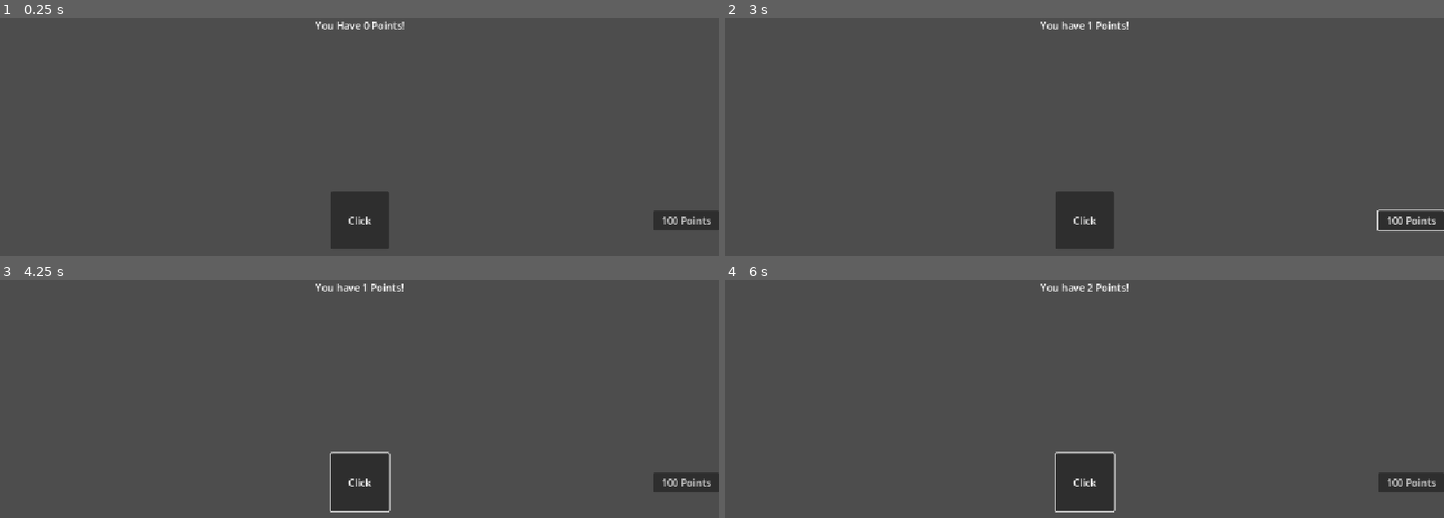
Above: before the commit, frames 1-4 (two rows, left to right).
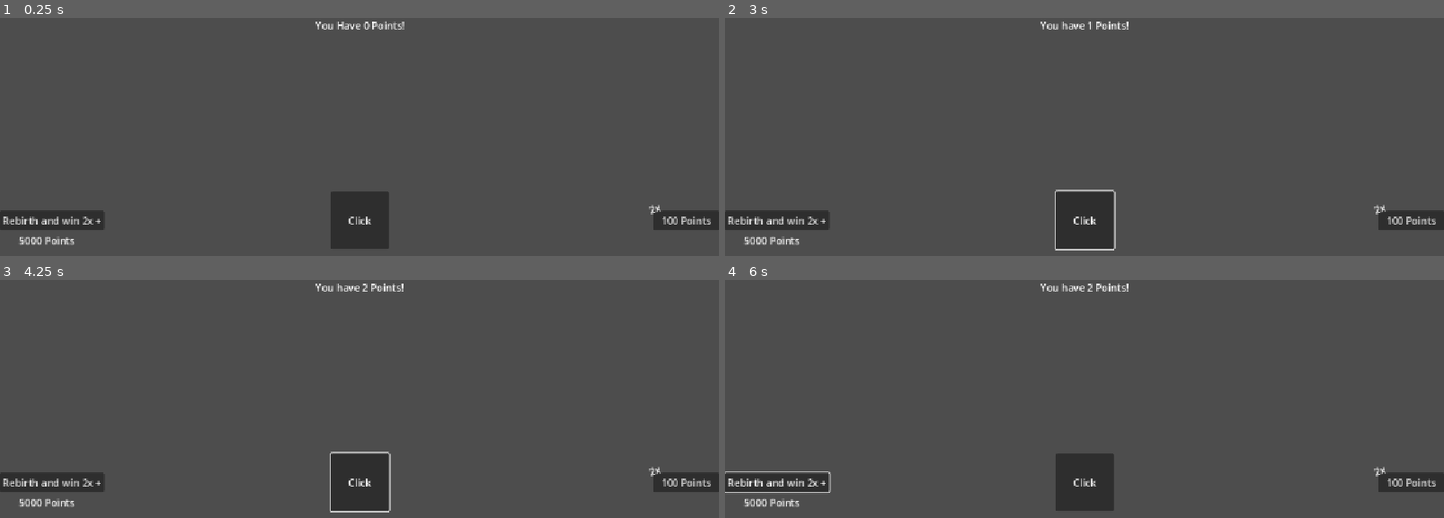
Above: after the commit, the same moments.

Repository: BrundevCoder/ClickerGame
Game: Godot game, scene res://control.tscn
The game is run twice, just before and just after one commit, with the same random seed, the same clock (stepped at 60 frames per second) and the same inputs.
Inputs (mouse positions are in pixels of both pictures, inside the frame that each line leads up to):
- Up to frame 1 (0.25 s): no input
- Up to frame 2 (3 s): click "Click" at 0.5 s; click "100 Points" at 1.25 s; click (775, 220) at 2 s, where only the run after the commit has a clickable "Rebirth and win 2x +"; tap Enter at 2.75 s; move the mouse to (1242, 198) at 2.77 s; hold Right from 2.78 s (still down); tap Alt at 2.85 s; click (1242, 198) at 2.92 s
- Up to frame 3 (4.25 s): tap Space at 3.5 s; move the mouse to (215, 501) at 3.52 s; release Right at 3.53 s; hold Down from 3.53 s (still down); tap Shift at 3.6 s
- Up to frame 4 (6 s): tap Enter at 4.25, 5.75 s; move the mouse to (1156, 394) at 4.27 s; release Down at 4.28 s; hold Right 4.28-5.03 s; tap Alt at 4.35, 5.85 s; tap Space at 5 s; move the mouse to (outside the picture) at 5.02 s; hold Up 5.03-5.78 s; tap Shift at 5.1 s; click (outside the picture) at 5.17 s; move the mouse to (outside the picture) at 5.77 s; hold Left from 5.78 s (still down)

The runs differ from the first frame. In frame 1, 1.3% of the frame differs, in the area x 0-92%, y 78-96%; in frame 2, 1.6%, in the area x 0-100%, y 72-98%; in frame 3, 1.3%; in frame 4, 1.6%.

Commit message:
add: Rebirth System

Diff:
--- a/control.gd
+++ b/control.gd
@@ -3,13 +3,19 @@
 var points = 0
 var update_price = 100
 var multiplier = 1
+var rebirth_cost = 5000
+var rebirth_multiply = 1
 
 @onready var displayer : Label = $Label
 @onready var multiplierButton : Button = $multiplierButton
+@onready var multiplierDisplay : Label = $multiplierCounter
+@onready var rebirthPriceLabel : Label = $rebirthPriceLabel
 
 func update_displayer() -> void:
 	displayer.text = "You have %d Points!" %points
 	multiplierButton.text = "%d Points" %update_price
+	multiplierDisplay.text = "%dx" %(multiplier * 2)
+	rebirthPriceLabel.text = "%d Points" %rebirth_cost
 
 func _on_button_pressed() -> void:
 	points += multiplier
@@ -20,3 +26,10 @@
 		points -= update_price
 		multiplier *= 2
 		update_price = round(update_price * 1.95)
+	update_displayer()
+
+func _on_rebirth_button_pressed() -> void:
+	if (points >= rebirth_cost):
+		points = 0
+		rebirth_cost *= 2
+		rebirth_multiply *= 2
--- a/control.tscn
+++ b/control.tscn
@@ -51,5 +51,41 @@
 grow_vertical = 2
 text = "100 Points"
 
+[node name="multiplierCounter" type="Label" parent="." unique_id=1801877377]
+layout_mode = 1
+anchors_preset = 6
+anchor_left = 1.0
+anchor_top = 0.5
+anchor_right = 1.0
+anchor_bottom = 0.5
+offset_left = -115.0
+offset_top = -27.00003
+offset_right = -66.0
+offset_bottom = -4.0000305
+grow_horizontal = 0
+grow_vertical = 2
+rotation = -0.27925268
+text = "2x"
+
+[node name="rebirthButton" type="Button" parent="." unique_id=546850456]
+layout_mode = 1
+anchors_preset = 4
+anchor_top = 0.5
+anchor_bottom = 0.5
+offset_top = -13.307495
+offset_right = 85.455
+offset_bottom = 13.307495
+grow_vertical = 2
+text = "Rebirth and win 2x +"
+
+[node name="rebirthPriceLabel" type="Label" parent="." unique_id=258289072]
+layout_mode = 1
+offset_left = 30.0
+offset_top = 345.0
+offset_right = 120.0
+offset_bottom = 368.0
+text = "5000 Points"
+
 [connection signal="pressed" from="Button" to="." method="_on_button_pressed"]
 [connection signal="pressed" from="multiplierButton" to="." method="_on_multiplier_button_pressed"]
+[connection signal="pressed" from="rebirthButton" to="." method="_on_rebirth_button_pressed"]
